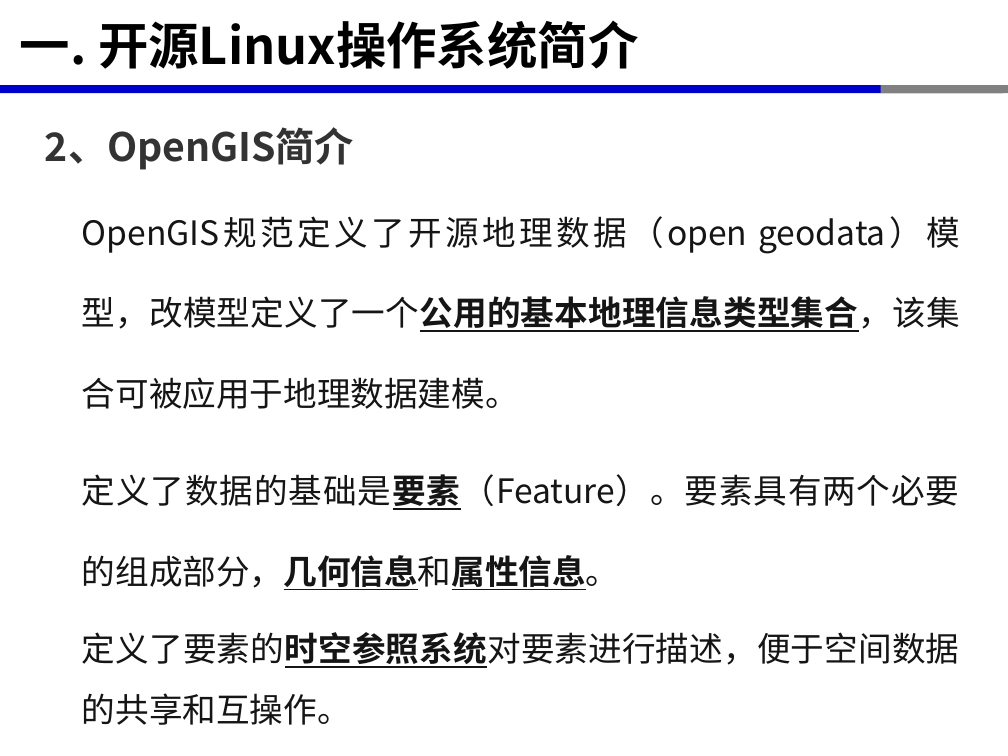
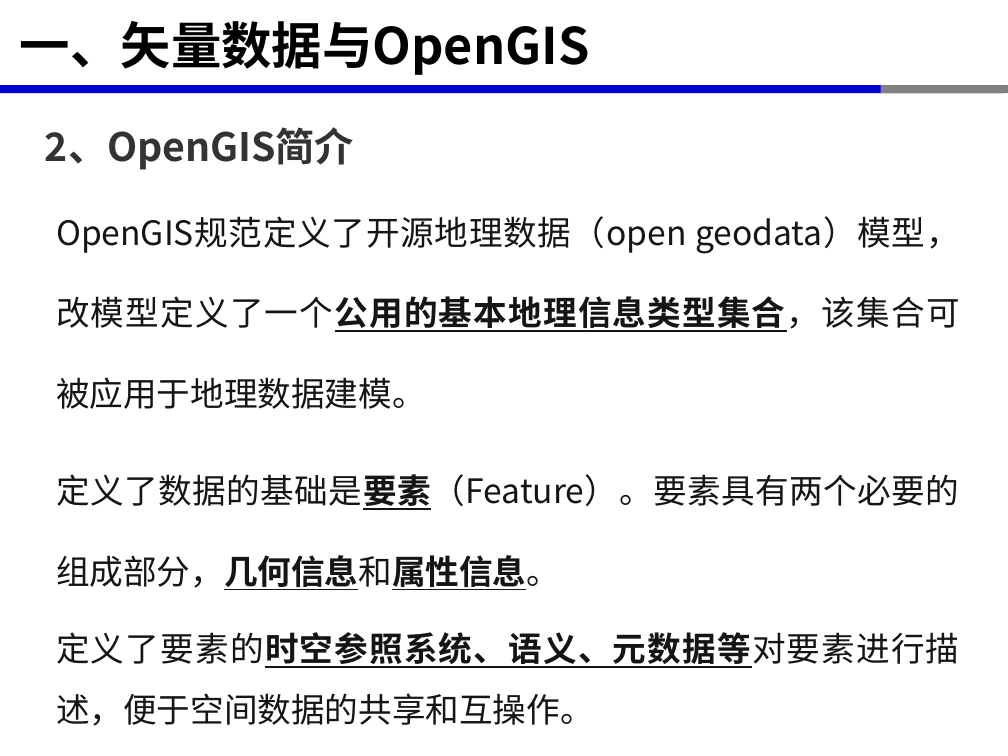
Before and after one commit to xinluo2018/open-source-gis-course, a slide deck: slide 8 of 第4章- OGR开源库及矢量数据处理-8课时/第3章-OGR开源库及矢量数据处理-8学时.pptx (slide 7 before the commit). Drawn at 1008x756 pixels with LibreOffice and Linux fonts; fonts in the diff are those of the drawing. Boxes give left, top, right and bottom in pixels: in the first picture for what was removed or moved away, otherwise in the second. Text is boxed around its words. In the diff, an @@ line names an element or a change of style, - is before the commit and + after.

```diff
--- a/第4章- OGR开源库及矢量数据处理-8课时/第3章-OGR开源库及矢量数据处理-8学时.pptx
+++ b/第4章- OGR开源库及矢量数据处理-8课时/第3章-OGR开源库及矢量数据处理-8学时.pptx
@@ title at box(20, 21, 590, 75): text changed @@
-一. 开源Linux操作系统简介
+一、矢量数据与OpenGIS
@@ text "OpenGIS规范定义了开源地理数据（open geodata）模型，改模型定义了一个公用的基本地理信息类型集合，该集合 ...": place and size @@
-text "OpenGIS规范定义了开源地理数据（open geodata）模型，改模型定义了一个公用的基本地理信息类型集合，该集合 ..." at box(82, 216, 960, 725)
+text "OpenGIS规范定义了开源地理数据（open geodata）模型，改模型定义了一个公用的基本地理信息类型集合，该集合 ..." at box(56, 216, 960, 726)
@@ text at box(56, 632, 960, 726): text changed @@
-定义了要素的时空参照系统对要素进行描述，便于空间数据的共享和互操作。
+定义了要素的时空参照系统、语义、元数据等对要素进行描述，便于空间数据的共享和互操作。
```
Also in this commit, not shown: 11 other slides changed, 1 slide added, 15 other files.
